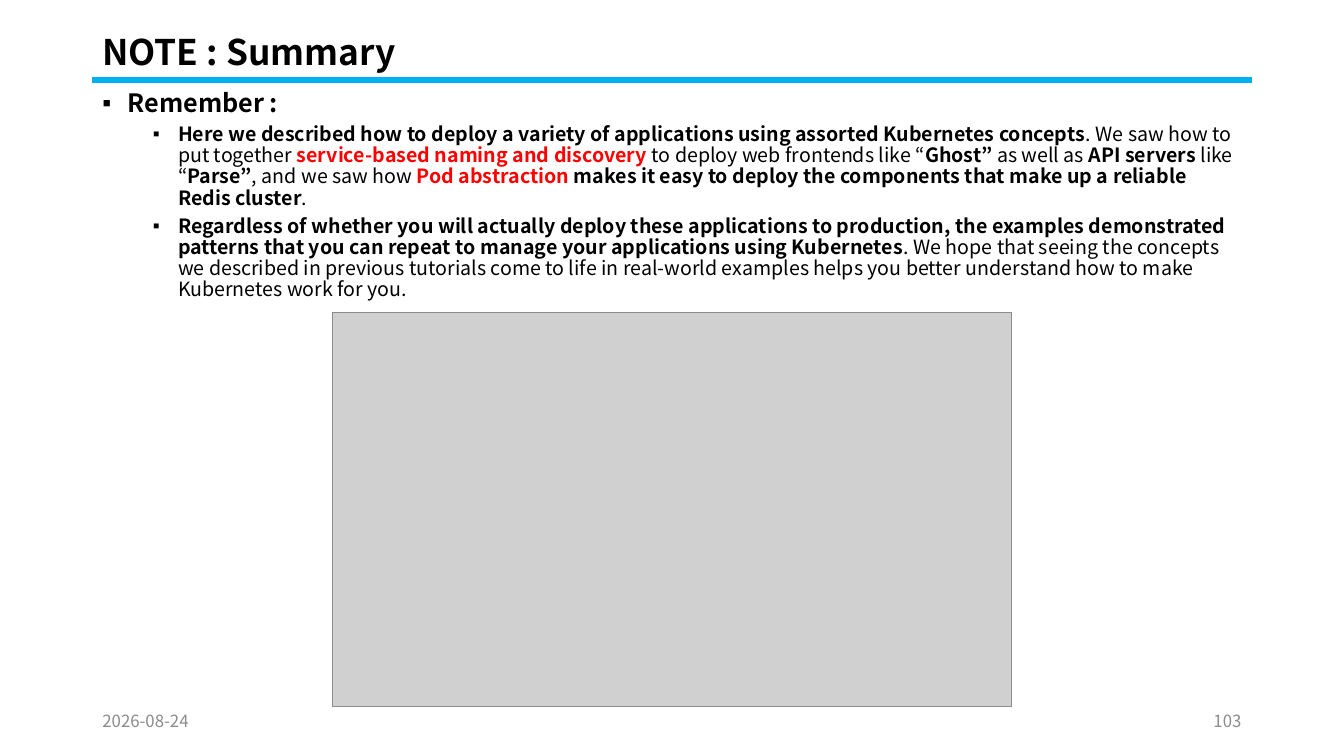
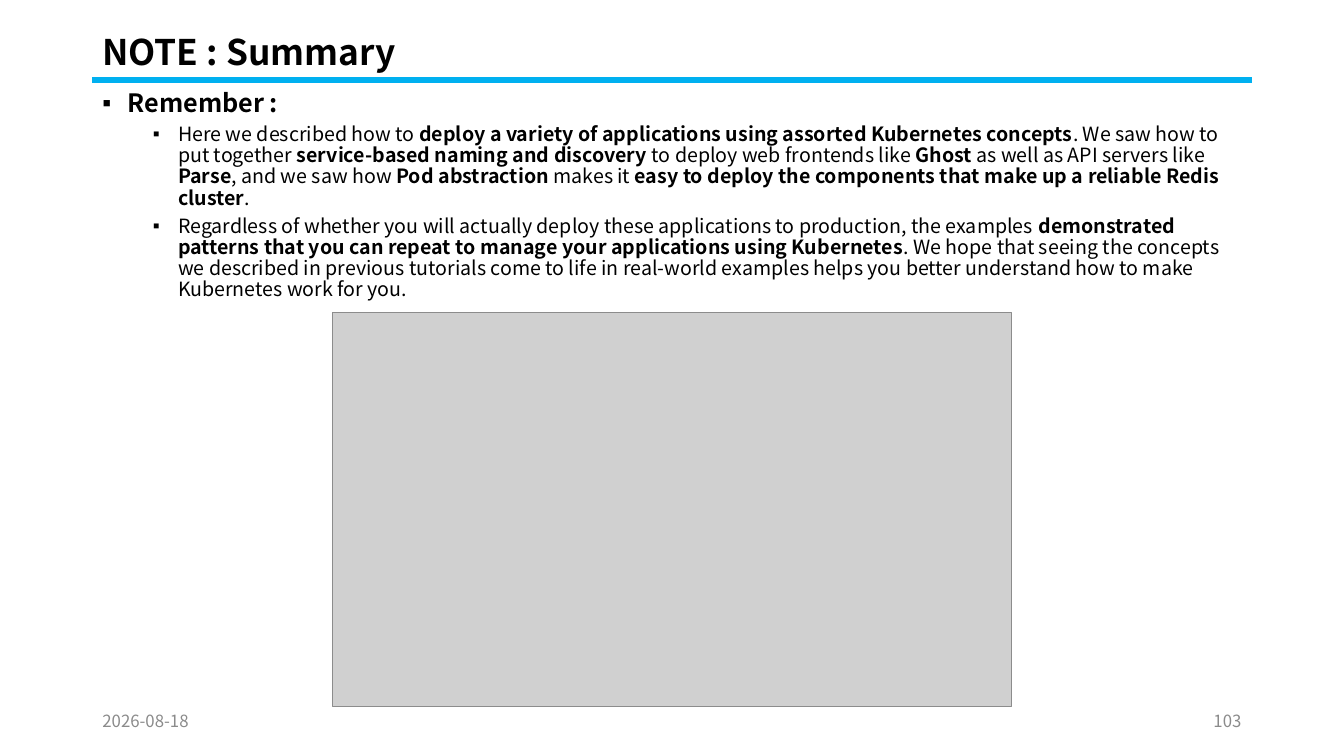
Before and after one commit to knix008/TestSimulator, a slide deck: slide 103 of Kubernetes/Kubernetes Part 05-2026.08.25.pptx. Drawn at 1344x756 pixels with LibreOffice and Linux fonts; fonts in the diff are those of the drawing; grey boxes stand for pictures. Boxes give left, top, right and bottom in pixels: in the first picture for what was removed or moved away, otherwise in the second. Text is boxed around its words. In the diff, an @@ line names an element or a change of style, - is before the commit and + after.

```diff
--- a/Kubernetes/Kubernetes Part 05-2026.08.25.pptx
+++ b/Kubernetes/Kubernetes Part 05-2026.08.25.pptx
@@ text at box(178, 125, 1219, 206): text changed @@
-  ▪ Here we described how to deploy a variety of applications using assorted Kubernetes concepts. We saw how to put together service-based naming and discovery to deploy web frontends like “Ghost” as well as API servers like “Parse”, and we saw how Pod abstraction makes it easy to deploy the components that make up a reliable Redis cluster.
+  ▪ Here we described how to deploy a variety of applications using assorted Kubernetes concepts. We saw how to put together service-based naming and discovery to deploy web frontends like Ghost as well as API servers like Parse, and we saw how Pod abstraction makes it easy to deploy the components that make up a reliable Redis cluster.
@@ text at box(178, 217, 1219, 301): bold off in "Regardless of whether you will actually deploy ..." @@
@@ text at box(102, 714, 188, 727): text changed @@
-2026-08-24
+2026-08-18
```
Also in this commit, not shown: 101 other slides changed, 17 other files.
